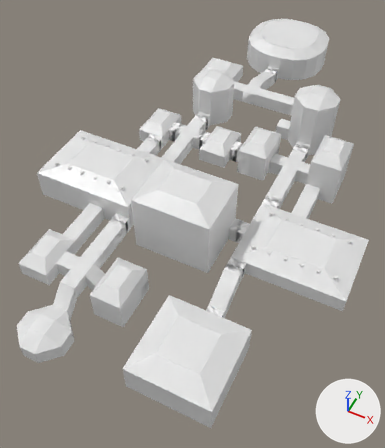
Two versions of the FBX model Assets/Models/tomb_of_the_demon_priest.fbx, one commit apart.
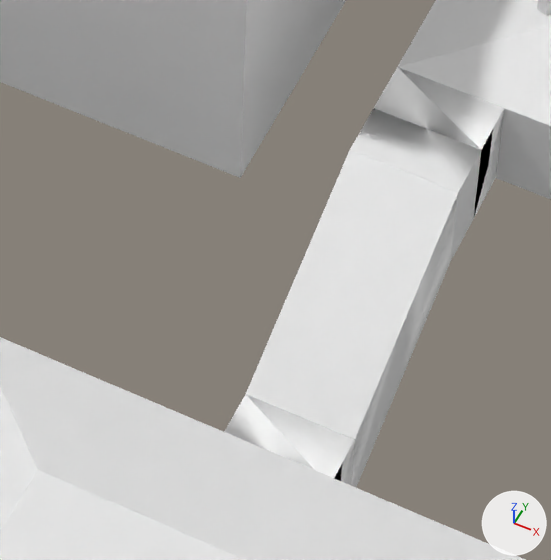
The first picture shows the older version from a 50 mm lens placed at (13.8, -27.7, 33.2), pointed at (-0.8, 1.5, -3.2). The close-ups show both versions on the part from 45% to 66% of the width and 55% to 73% of the height of that picture; other places that the commit changed are outside them. Every picture has the same lights, and +X, +Y and +Z are marked at lower right. Vertices at the same position are counted once.

Objects in the first close-up: 'Room_-2_-4', 'Room_2_-12', 'Room_4_-3', 'Room_4_-4', 'Room_4_-6', 'Room_4_-7'.
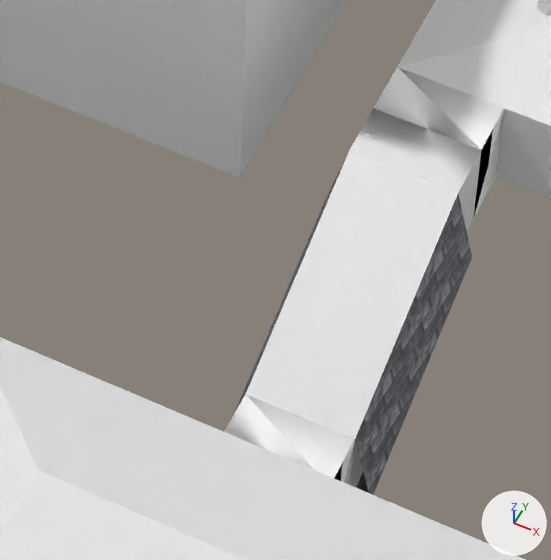
Location of each change, [x1, y1, x2, y2] in pixels of the close-ups (551 x 560 px):
'Room_4_-6', reshaped (12% wider)
    before: [246, 150, 458, 487]
    after: [234, 150, 472, 495]
part 1 of me_plane_711, added
    after: [234, 150, 472, 495]

The change, as a diff of the scene's bpy script:
```diff
--- a/Assets/Models/tomb_of_the_demon_priest.fbx.py
+++ b/Assets/Models/tomb_of_the_demon_priest.fbx.py
@@ img_dung_wl_1_0_png @@
+img_dung_wl_1_0_png = load_image('DUNG_WL_1-0.png', '../Textures/DUNG_WL_1-0.png', 64, 64, 'sRGB')
@@ mat_tileset00_wallmaterial @@
+mat_tileset00_wallmaterial = principled_material('TileSet00_WallMaterial')
+mat_tileset00_wallmaterial.texture = img_dung_wl_1_0_png
+mat_tileset00_wallmaterial.roughness = 0.553
@@ me_plane_711 @@
 # used by ob_room_4__6; location = (0.0, 0.0, 0.0)
-me_plane_711.from_pydata(...)  # 12 vertices, 6 faces; spans x 5.12..6.4, y -7.68..-5.12, z -1.28..1.28
+me_plane_711.from_pydata(...)  # 32 vertices, 18 faces; spans x 4.88..6.64, y -7.68..-5.12, z -1.28..1.28
+# me_plane_711 part 1: 20 vertices added at x 4.88..6.64, y -7.68..-5.12, z -1.28..1.28
 me_plane_711.materials.append(mat_floormaterial_016)
-me_plane_711.materials.append(mat_wallmaterial_016)  # white #e7e7e7
 me_plane_711.materials.append(mat_ceilingmaterial_016)
+me_plane_711.materials.append(mat_tileset00_wallmaterial)  # picture img_dung_wl_1_0_png
```
